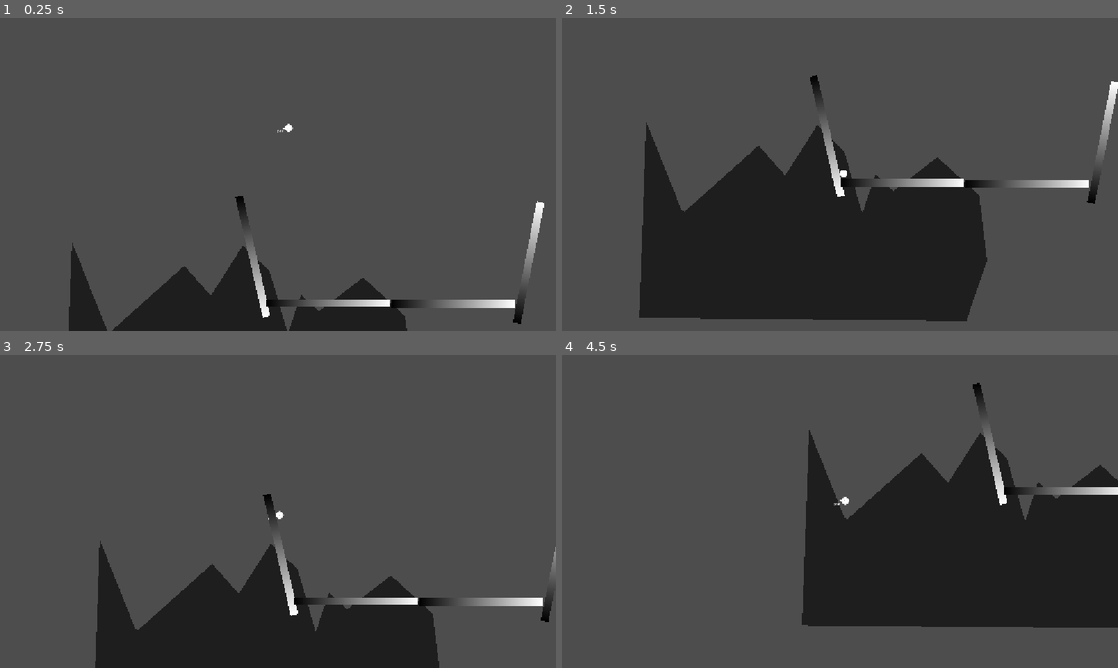
Above: before the commit, frames 1-4 (two rows, left to right).
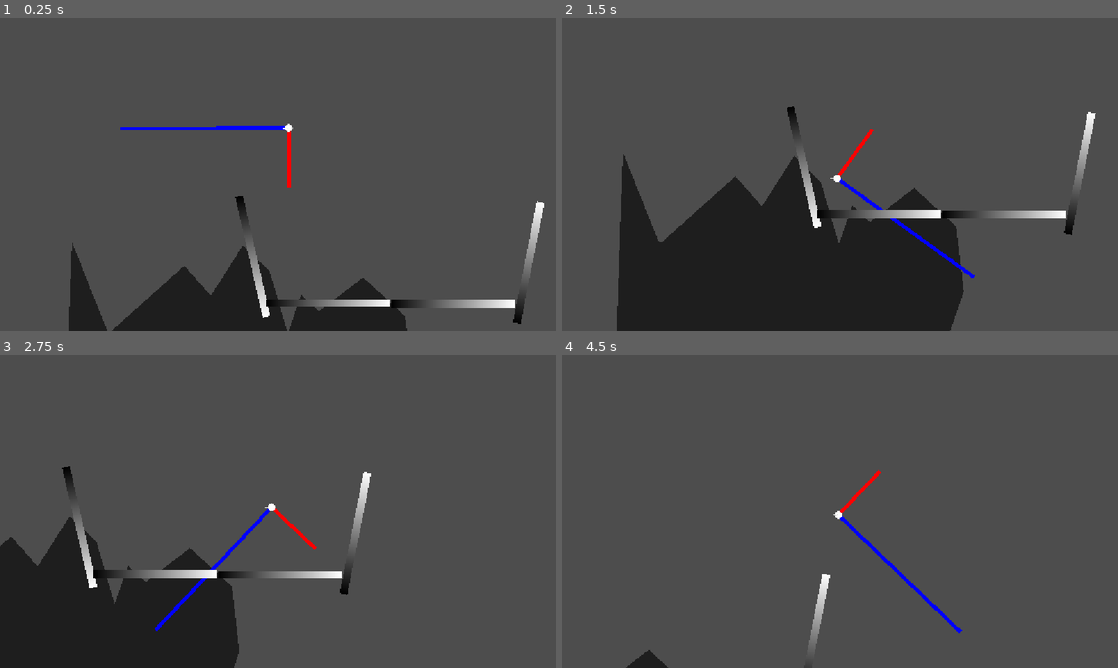
Above: after the commit, the same moments.

Repository: appellatebaton0/wierd-jam
Game: Godot game, scene res://Scenes/Main.tscn
Two runs of this game, one before a commit and one after it. Both use one fixed random seed, a clock stepped at 60 frames per second and the inputs below.
Inputs:
- Up to frame 1 (0.25 s): no input
- Up to frame 2 (1.5 s): tap Enter at 0.5 s; hold W 0.53-1.28 s; tap Space (Jump) at 0.6, 0.77, 1.07, 1.35 s
- Up to frame 3 (2.75 s): tap Space (Jump) at 1.52, 1.82, 2.1 s; hold W from 2.03 s (still down)
- Up to frame 4 (4.5 s): tap Space (Jump) at 2.85, 3.02, 3.32, 3.6, 3.77, 4.07, 4.35 s; release W at 3.53 s

The runs differ from the first frame. In frame 1, 0.5% of the frame differs, in the area x 21-53%, y 34-55%; in frame 2, 15%; in frame 3, 21%; in frame 4, 28%, in the area x 11-100%, y 8-100%.

Commit message:
h2 - Nearly Jumping
Started working on the much better jumping - it works, but I'm missing a piece of it; it applies a force perpendicular to the dimension, but I have yet to make sure it's not INTO THE RAIL. So sometimes it works, sometimes it's just bashing itself into the floor.

Diff:
--- a/Scenes/Player.tscn
+++ b/Scenes/Player.tscn
@@ -38,13 +38,6 @@
 scale = Vector2(1.046875, 0.140625)
 texture = SubResource("GradientTexture2D_av2a1")
 
-[node name="Label" type="Label" parent="." unique_id=269856078]
-offset_left = 21.0
-offset_top = -27.0
-offset_right = 61.0
-offset_bottom = -4.0
-text = "asd"
-
 [node name="RailDetector" type="Area2D" parent="." unique_id=1744867002]
 
 [node name="CollisionShape2D" type="CollisionShape2D" parent="RailDetector" unique_id=894251576]
--- a/Scripts/Player.gd
+++ b/Scripts/Player.gd
@@ -1,41 +1,63 @@
 class_name Player extends CharacterBody2D
 # The class for the player. Snaps(?) to the nearest rail.
 
-@export var grind_speed := 500
+@export var grind_speed := 700.0
+@export var jump_height := 700.0
+
+const JUMP_BUFFER := 0.1
+var jump_buffering := 0.0
+
+const SNAP_BUFFER := 0.1
+var snap_buffering := 0.0
 
 var snapped_to:Rail
-var snap_queue:Array[Rail]
 
+# A normalized vector of the direction the player is grinding in.
 var direction:Vector2 : set =_set_dir
-
 func _set_dir(to:Vector2): direction = to.normalized()
 
-func _ready():
-	direction = Vector2.DOWN#.slide()
+func _physics_process(delta: float) -> void:
+	# For the line debugging.
+	queue_redraw()
 
-func _physics_process(delta: float) -> void:
+	jump_buffering = move_toward(jump_buffering, 0, delta)
+	if Input.is_action_just_pressed("Jump"): jump_buffering = JUMP_BUFFER
 
-	if snapped_to: velocity = direction * grind_speed
+	snap_buffering = move_toward(snap_buffering, 0, delta)
+
+	# Grinding
+	if snapped_to and not snap_buffering:
+		velocity = direction * grind_speed
+
+		if jump_buffering: # Jump
+
+			print("YUMP")
+
+			velocity += Vector2(0, jump_height).rotated(direction.angle())
+
+			snap_buffering = SNAP_BUFFER
+
+			jump_buffering = 0.0
+
+	# Freefall
 	else:
+		#rotation += 0.1
+
 		velocity += get_gravity() * delta
 
+		# Set the current direction to the velocity (automatically normalized).
+		direction = velocity
+
 	move_and_slide()
-	pass
-
-#func _process(delta: float) -> void:
-	#if not snap_queue.has(snapped_to): snapped_to = null
-	#if not snap_queue.is_empty() and not snapped_to:
-		#snap_to(snap_queue[0])
 
 func _on_rail_enter(rail:Node2D): if rail is Rail: snap_to(rail)
 func _on_rail_exit (rail:Node2D): if rail is Rail: if snapped_to == rail: snapped_to = null
 
 func snap_to(rail:Rail):
-	print("snapped to ", rail)
 	snapped_to = rail
 
 	# Create a vector rotated to mimic the rail's rotation.
-	var rail_vector = Vector2.ONE.rotated(rail.rotation)
+	var rail_vector = Vector2.DOWN.rotated(rail.rotation)
 
 	# Find the two vectors parallel to the rail.
 	var a = rail_vector.rotated(deg_to_rad(-90))
@@ -46,3 +68,12 @@
 	var b_dot = b.dot(direction)
 
 	direction = a if a_dot > b_dot else b
+
+## DEBUG
+func _draw() -> void:
+	# Debug lines to show the direction and plane parallel. NOTE: Doesn't show correctly with rotation.
+	draw_line(Vector2.ZERO, -direction * 250, Color.RED, 15)
+	draw_line(Vector2.ZERO, Vector2(0, -jump_height).rotated(direction.angle()), Color.BLUE, 15)
+
+	if snapped_to:
+		draw_line(to_local(snapped_to.global_position), (Vector2.DOWN.rotated(snapped_to.rotation) * 250) + to_local(snapped_to.global_position), Color.GREEN, 15)
